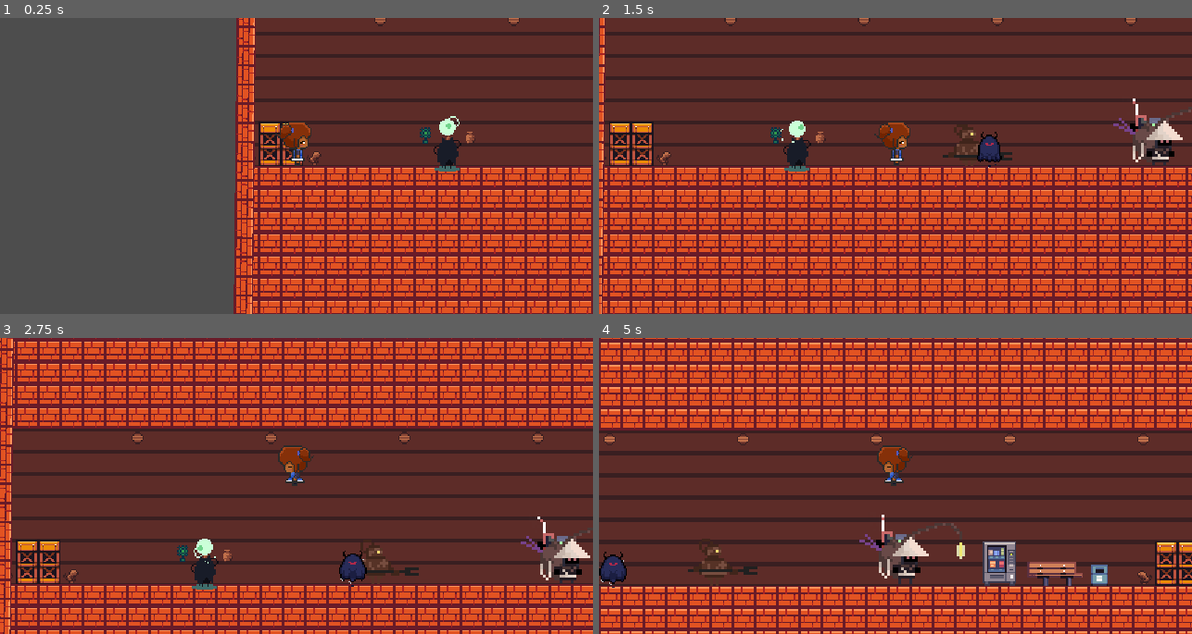
Above: before the commit, frames 1-4 (two rows, left to right).
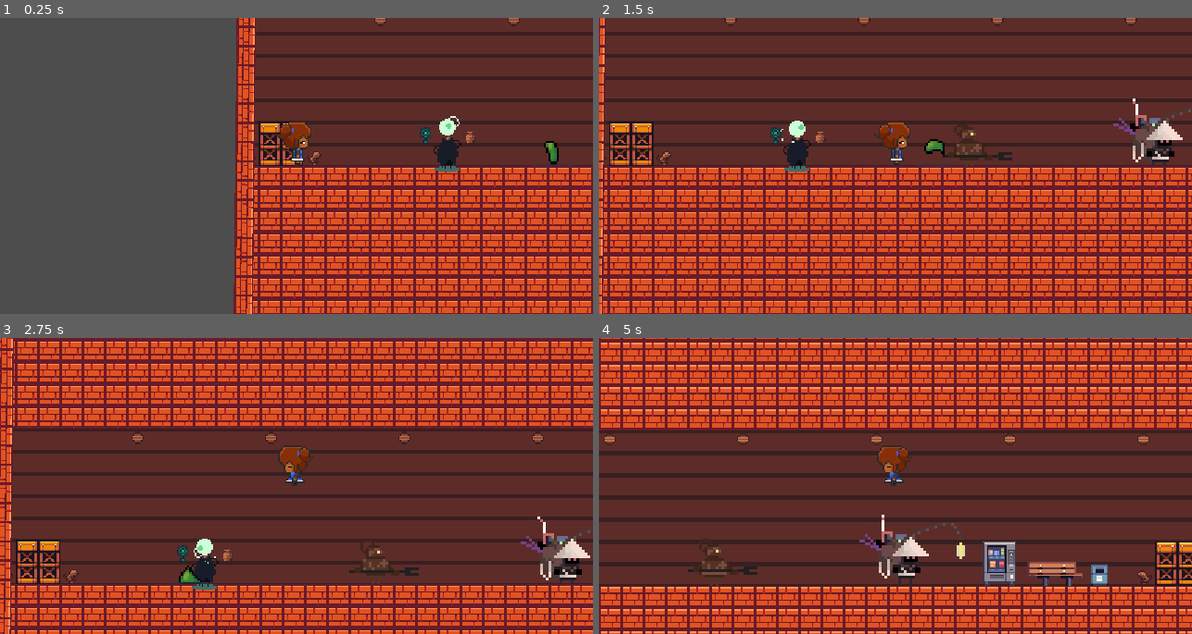
Above: after the commit, the same moments.

Repository: TCCISTOME/PaintLies
Game: Godot game, scene res://nivel_0.tscn
Same seed, same stepped clock (60 frames per second), same inputs: the game is played once before the commit and once after it.
Inputs (mouse positions are in pixels of both pictures, inside the frame that each line leads up to):
- Up to frame 1 (0.25 s): no input
- Up to frame 2 (1.5 s): tap Enter (ui_accept) at 0.5, 0.8, 1.35 s; move the mouse to (1025, 151) at 0.52 s; hold Right (ui_right) from 0.53 s (still down); click (1025, 151) at 0.6 s; tap Space (pular) at 0.77 s; move the mouse to (776, 180) at 1.27 s
- Up to frame 3 (2.75 s): tap Space (pular) at 1.52 s; click (177, 500) at 1.55 s; move the mouse to (355, 420) at 2.02 s; release Right (ui_right) at 2.03 s; hold Left (ui_left) from 2.03 s (still down); click (355, 420) at 2.1 s; tap Enter (ui_accept) at 2.3 s
- Up to frame 4 (5 s): move the mouse to (865, 545) at 2.77 s; release Left (ui_left) at 2.78 s; hold Right (ui_right) 2.78-4.28 s; tap E (beber) at 2.85 s; tap Space (pular) at 3.02, 3.77, 4.52 s; click (865, 545) at 3.05 s; move the mouse to (1073, 530) at 3.52 s; tap Enter (ui_accept) at 3.6 s; move the mouse to (717, 441) at 4.27 s; hold Left (ui_left) from 4.28 s (still down); click (717, 441) at 4.35 s

The runs differ from the first frame. In frame 1, 0.2% of the frame differs, in the area x 89-97%, y 41-50%; in frame 2, 0.5%; in frame 3, 0.5%, in the area x 29-62%, y 71-85%; in frame 4, 0.4%.

Commit message:
Ajustes do player e inimigo 3

Diff:
--- a/Enemys/dark_ghost.gd
+++ b/Enemys/dark_ghost.gd
@@ -1,22 +1,23 @@
 extends CharacterBody2D
-
 const SPEED = 1500.0
 const JUMP_VELOCITY = -400.0
-
 var direction := -1
 var gravity = ProjectSettings.get_setting("physics/2d/default_gravity")
+
+var is_dead := false
+
+# Variáveis do inimigo
 @export var darkGhost_life := 900
-@export var darkGhost_attack := 50
+@export var darkGhost_attack := 5
 @export var darkGhost_xp := 1300
 
-var knockback_vetor := Vector2.ZERO
 @onready var body := $hitBox/collision as Area2D
 @onready var wallDetector := $wallDetector as RayCast2D
 @onready var texture := $texture as Sprite2D
 @onready var anim := $anim as AnimationPlayer
 
 func _physics_process(delta):
-	# Adiciona a gravidade.
+	# Gravidade
 	if not is_on_floor():
 		velocity.y += gravity * delta
 
@@ -28,30 +29,50 @@
 	# Inverte a textura com base na direção
 	texture.flip_h = direction == 1
 
-	# Aplica o knockback, se houver
-	if knockback_vetor != Vector2.ZERO:
-		velocity += knockback_vetor
-
 	velocity.x = direction * SPEED * delta
 	move_and_slide()
 
-# Função que detecta se o player entrou no hitbox
+	# Só executa walking se o inimigo não estiver morrendo
+	if not is_dead and anim.current_animation != "attack":
+		walking()
+
+func walking():
+	anim.play("walking")
+
+#Função de hurt para receber dano do player
+func _on_hurt_box_area_entered(area):
+	if darkGhost_life <= 0:
+		die()
+	else:
+		take_damage()
+
+# Função chamada ao morrer
+func die():
+	is_dead = true
+	anim.play("dead")
+
+# Função de ataque do inimigo
 func _on_hit_box_area_entered(area):
 	if area.is_in_group("player"):
-		print("O inimigo atingiu o player")
-		apply_damage_to_player()
+		anim.play("attack")
+		Global.player_defese -= darkGhost_attack
+		print("Escudo: ", Global.player_defese)
+		if Global.player_defese <= 0:
+			print("Player atingido")
+			apply_damage_to_player()
 
-# Função para aplicar o dano no player
+# Sinal para quando a animação terminar
+func _on_anim_animation_finished(anim_name):
+	if anim_name == "attack":
+		anim.play("walking")
+	elif anim_name == "dead":
+		queue_free()
+
+
 func apply_damage_to_player():
 	Global.player_life -= darkGhost_attack
 	print("Vida do player: ", Global.player_life)
 
-# Função que lida com o dano no inimigo
 func take_damage():
 	print("VDG: ", darkGhost_life)
-	darkGhost_life -= Global.player_attack  # Subtrai o ataque do player da vida do inimigo
-
-	# Se a vida do inimigo acabar, ele morre
-	if darkGhost_life < 1:
-		anim.play("dead")
-		queue_free()
+	darkGhost_life -= Global.player_attack
--- a/Enemys/dark_ghost.tscn
+++ b/Enemys/dark_ghost.tscn
@@ -44,10 +44,22 @@
 "update": 1,
 "values": [10]
 }
+tracks/3/type = "value"
+tracks/3/imported = false
+tracks/3/enabled = true
+tracks/3/path = NodePath("anim:speed_scale")
+tracks/3/interp = 1
+tracks/3/loop_wrap = true
+tracks/3/keys = {
+"times": PackedFloat32Array(0),
+"transitions": PackedFloat32Array(1),
+"update": 0,
+"values": [1.5]
+}
 
 [sub_resource type="Animation" id="Animation_rufdp"]
 resource_name = "attack"
-length = 0.4
+length = 0.35
 tracks/0/type = "value"
 tracks/0/imported = false
 tracks/0/enabled = true
@@ -84,10 +96,22 @@
 "update": 1,
 "values": [0, 1, 2, 3]
 }
+tracks/3/type = "value"
+tracks/3/imported = false
+tracks/3/enabled = true
+tracks/3/path = NodePath("anim:speed_scale")
+tracks/3/interp = 1
+tracks/3/loop_wrap = true
+tracks/3/keys = {
+"times": PackedFloat32Array(0, 0.35),
+"transitions": PackedFloat32Array(1, 1),
+"update": 0,
+"values": [1.5, 1.5]
+}
 
 [sub_resource type="Animation" id="Animation_v8aag"]
 resource_name = "dead"
-length = 0.4
+length = 0.35
 tracks/0/type = "value"
 tracks/0/imported = false
 tracks/0/enabled = true
@@ -124,10 +148,22 @@
 "update": 1,
 "values": [5, 6, 7, 9]
 }
+tracks/3/type = "value"
+tracks/3/imported = false
+tracks/3/enabled = true
+tracks/3/path = NodePath("anim:speed_scale")
+tracks/3/interp = 1
+tracks/3/loop_wrap = true
+tracks/3/keys = {
+"times": PackedFloat32Array(0, 0.35),
+"transitions": PackedFloat32Array(1, 1),
+"update": 0,
+"values": [0.5, 0.5]
+}
 
 [sub_resource type="Animation" id="Animation_4n86g"]
-resource_name = "walk"
-length = 0.4
+resource_name = "walking"
+length = 0.35
 loop_mode = 1
 tracks/0/type = "value"
 tracks/0/imported = false
@@ -164,6 +200,18 @@
 "transitions": PackedFloat32Array(1, 1, 1, 1),
 "update": 1,
 "values": [10, 11, 12, 13]
+}
+tracks/3/type = "value"
+tracks/3/imported = false
+tracks/3/enabled = true
+tracks/3/path = NodePath("anim:speed_scale")
+tracks/3/interp = 1
+tracks/3/loop_wrap = true
+tracks/3/keys = {
+"times": PackedFloat32Array(0, 0.35),
+"transitions": PackedFloat32Array(1, 1),
+"update": 0,
+"values": [0.5, 0.5]
 }
 
 [sub_resource type="AnimationLibrary" id="AnimationLibrary_e5thc"]
@@ -171,7 +219,7 @@
 "RESET": SubResource("Animation_831i5"),
 "attack": SubResource("Animation_rufdp"),
 "dead": SubResource("Animation_v8aag"),
-"walk": SubResource("Animation_4n86g")
+"walking": SubResource("Animation_4n86g")
 }
 
 [sub_resource type="RectangleShape2D" id="RectangleShape2D_mawjb"]
@@ -186,7 +234,6 @@
 script = ExtResource("1_jb0g7")
 
 [node name="Collision" type="CollisionShape2D" parent="."]
-visible = false
 position = Vector2(0, -15)
 shape = SubResource("RectangleShape2D_b48ia")
 
@@ -201,8 +248,8 @@
 libraries = {
 "": SubResource("AnimationLibrary_e5thc")
 }
-autoplay = "walk"
-speed_scale = 0.5
+autoplay = "walking"
+speed_scale = 1.5
 
 [node name="wallDetector" type="RayCast2D" parent="."]
 position = Vector2(0, -16)
@@ -210,7 +257,6 @@
 collision_mask = 6
 
 [node name="hurtBox" type="Area2D" parent="."]
-visible = false
 position = Vector2(1, 0)
 collision_layer = 64
 collision_mask = 32
@@ -229,5 +275,6 @@
 shape = SubResource("RectangleShape2D_0ypp5")
 debug_color = Color(0.862592, 0.00062955, 0.869174, 0.42)
 
+[connection signal="animation_finished" from="anim" to="." method="_on_anim_animation_finished"]
 [connection signal="area_entered" from="hurtBox" to="." method="_on_hurt_box_area_entered"]
 [connection signal="area_entered" from="hitBox" to="." method="_on_hit_box_area_entered"]
--- a/Enemys/green_slime.gd
+++ b/Enemys/green_slime.gd
@@ -1,28 +1,78 @@
 extends CharacterBody2D
-
-
-const SPEED = 300.0
+const SPEED = 1500.0
 const JUMP_VELOCITY = -400.0
-
-# Get the gravity from the project settings to be synced with RigidBody nodes.
+var direction := -1
 var gravity = ProjectSettings.get_setting("physics/2d/default_gravity")
 
+var is_dead := false
+
+# Variáveis do inimigo
+@export var greenSlime_life := 900
+@export var greenSlime_attack := 5
+@export var greenSlime_xp := 1300
+
+@onready var body := $hitBox/collision as Area2D
+@onready var wallDetector := $wallDetector as RayCast2D
+@onready var texture := $texture as Sprite2D
+@onready var anim := $anim as AnimationPlayer
 
 func _physics_process(delta):
-	# Add the gravity.
+	# Gravidade
 	if not is_on_floor():
 		velocity.y += gravity * delta
 
-	# Handle jump.
-	if Input.is_action_just_pressed("ui_accept") and is_on_floor():
-		velocity.y = JUMP_VELOCITY
+	# Detecta colisão com a parede
+	if wallDetector.is_colliding():
+		direction *= -1
+		wallDetector.scale.x *= -1
 
-	# Get the input direction and handle the movement/deceleration.
-	# As good practice, you should replace UI actions with custom gameplay actions.
-	var direction = Input.get_axis("ui_left", "ui_right")
-	if direction:
-		velocity.x = direction * SPEED
+	# Inverte a textura com base na direção
+	texture.flip_h = direction == 1
+
+	velocity.x = direction * SPEED * delta
+	move_and_slide()
+
+	# Só executa walking se o inimigo não estiver morrendo
+	if not is_dead and anim.current_animation != "attack":
+		walking()
+
+func walking():
+	anim.play("walking")
+
+#Função de hurt para receber dano do player
+func _on_hurt_box_area_entered(area):
+	if greenSlime_life <= 0:
+		die()
 	else:
-		velocity.x = move_toward(velocity.x, 0, SPEED)
+		take_damage()
 
-	move_and_slide()
+# Função chamada ao morrer
+func die():
+	is_dead = true
+	anim.play("dead")
+
+# Função de ataque do inimigo
+func _on_hit_box_area_entered(area):
+	if area.is_in_group("player"):
+		anim.play("attack")
+		Global.player_defese -= greenSlime_attack
+		print("Escudo: ", Global.player_defese)
+		if Global.player_defese <= 0:
+			print("Player atingido")
+			apply_damage_to_player()
+
+# Sinal para quando a animação terminar
+func _on_anim_animation_finished(anim_name):
+	if anim_name == "attack":
+		anim.play("walking")
+	elif anim_name == "dead":
+		queue_free()
+
+
+func apply_damage_to_player():
+	Global.player_life -= greenSlime_attack
+	print("Vida do player: ", Global.player_life)
+
+func take_damage():
+	print("VDG: ", greenSlime_life)
+	greenSlime_life -= Global.player_attack
--- a/Enemys/green_slime.tscn
+++ b/Enemys/green_slime.tscn
@@ -1,7 +1,10 @@
-[gd_scene load_steps=11 format=3 uid="uid://bbrmcct01lqr0"]
+[gd_scene load_steps=12 format=3 uid="uid://bbrmcct01lqr0"]
 
 [ext_resource type="Texture2D" uid="uid://bnc8pexghotn5" path="res://assets/inimigos/slimes/slimeGreen.png" id="1_gdm54"]
 [ext_resource type="Script" path="res://Enemys/green_slime.gd" id="1_l64gn"]
+
+[sub_resource type="RectangleShape2D" id="RectangleShape2D_bk2af"]
+size = Vector2(11.75, 9)
 
 [sub_resource type="Animation" id="Animation_a4iym"]
 length = 0.001
@@ -222,17 +225,22 @@
 "walking": SubResource("Animation_sy4ax")
 }
 
-[sub_resource type="RectangleShape2D" id="RectangleShape2D_bk2af"]
-size = Vector2(11.75, 9)
-
 [sub_resource type="RectangleShape2D" id="RectangleShape2D_72mtn"]
 size = Vector2(16, 10)
 
+[sub_resource type="RectangleShape2D" id="RectangleShape2D_7dy6p"]
+size = Vector2(14, 9)
+
 [node name="greenSlime" type="CharacterBody2D" groups=["enemy"]]
-position = Vector2(0, -8)
+position = Vector2(1, -20)
+scale = Vector2(1.5, 1.5)
 collision_layer = 4
 collision_mask = 35
 script = ExtResource("1_l64gn")
+
+[node name="Collision" type="CollisionShape2D" parent="."]
+position = Vector2(-0.125, 3.5)
+shape = SubResource("RectangleShape2D_bk2af")
 
 [node name="texture" type="Sprite2D" parent="."]
 texture = ExtResource("1_gdm54")
@@ -245,14 +253,11 @@
 "": SubResource("AnimationLibrary_fh307")
 }
 
-[node name="Collision" type="CollisionShape2D" parent="."]
-position = Vector2(-0.125, 3.5)
-shape = SubResource("RectangleShape2D_bk2af")
-
 [node name="wallDetector" type="RayCast2D" parent="."]
 position = Vector2(0, 4)
 rotation = 1.5708
 target_position = Vector2(2.38419e-07, 7)
+collision_mask = 6
 
 [node name="hurtBox" type="Area2D" parent="."]
 collision_layer = 64
@@ -263,18 +268,16 @@
 shape = SubResource("RectangleShape2D_72mtn")
 debug_color = Color(0.996078, 0, 0.196078, 0.227451)
 
-[node name="rayLeft" type="RayCast2D" parent="."]
-position = Vector2(-4, 4)
-rotation = 1.5708
-target_position = Vector2(2.38419e-07, 8)
-collision_mask = 33
-hit_from_inside = true
-
-[node name="rayRight" type="RayCast2D" parent="."]
-position = Vector2(4, 4)
-rotation = -1.5708
-target_position = Vector2(-2.38419e-07, 9)
-collision_mask = 33
-hit_from_inside = true
-
+[node name="hitBox" type="Area2D" parent="."]
+position = Vector2(-9, 1)
+collision_layer = 32
+collision_mask = 68
+
+[node name="collision" type="CollisionShape2D" parent="hitBox"]
+position = Vector2(9, 2)
+shape = SubResource("RectangleShape2D_7dy6p")
+debug_color = Color(0.704133, 0.271064, 1, 0.42)
+
+[connection signal="animation_finished" from="anim" to="." method="_on_anim_animation_finished"]
 [connection signal="area_entered" from="hurtBox" to="." method="_on_hurt_box_area_entered"]
+[connection signal="area_entered" from="hitBox" to="." method="_on_hit_box_area_entered"]
--- a/Players/heleanor.gd
+++ b/Players/heleanor.gd
@@ -8,6 +8,7 @@
 @export var player_life := 10
 var knockback_vetor := Vector2.ZERO
 
+@onready var contador := $Timer as Timer
 @onready var animation := $anim as AnimatedSprite2D
 @onready var hitbox := $hitBox/collison as CollisionShape2D
 
@@ -113,9 +114,7 @@
 	print("morreu")
 
 func _on_hurt_box_body_entered(body):
-	#if body.is_in_group("enemy"):
-	print("Player: ", player_life)
-	if player_life < 0:
+	if Global.player_life <= 0:
 		owner.queue_free()
 	else:
 		if $ray_right.is_colliding():
@@ -125,8 +124,6 @@
 		elif $ray_bottom.is_colliding():
 			knockBack(Vector2(300,-70))
 
-
-
 func knockBack(knockback_force := Vector2.ZERO, duration := 0.15):
 	if knockback_force != Vector2.ZERO:
 		knockback_vetor = knockback_force
@@ -135,3 +132,7 @@
 		knockback_tween.parallel().tween_property(self, "knockback_vetor", Vector2.ZERO, duration)
 		animation.modulate = Color(1,0,0,1)
 		knockback_tween.parallel().tween_property(animation, "modulate", Color(1,1,1,1), duration)
+
+
+#func _on_timer_timeout():
+	#pass # Replace with function body.
--- a/Players/heleanor.tscn
+++ b/Players/heleanor.tscn
@@ -332,4 +332,7 @@
 target_position = Vector2(-4, 0)
 collision_mask = 4
 
+[node name="Timer" type="Timer" parent="."]
+
 [connection signal="body_entered" from="hurtBox" to="." method="_on_hurt_box_body_entered"]
+[connection signal="timeout" from="Timer" to="." method="_on_timer_timeout"]
--- a/nivel_0.tscn
+++ b/nivel_0.tscn
@@ -466,10 +466,10 @@
 collision_mask = 2
 
 [node name="greenSlime" parent="." instance=ExtResource("9_5xxa6")]
+position = Vector2(233, 198)
+
+[node name="DarkGhost" parent="." instance=ExtResource("13_fmrn5")]
 visible = false
-position = Vector2(104, 195)
-
-[node name="DarkGhost" parent="." instance=ExtResource("13_fmrn5")]
 position = Vector2(327, 198)
 collision_mask = 34
 
--- a/scripts/global.gd
+++ b/scripts/global.gd
@@ -1,5 +1,6 @@
 extends Node
 
+var player_life_max := 50
+var player_life := 50
 var player_attack := 50
-var player_life := 50
 var player_defese := 50
